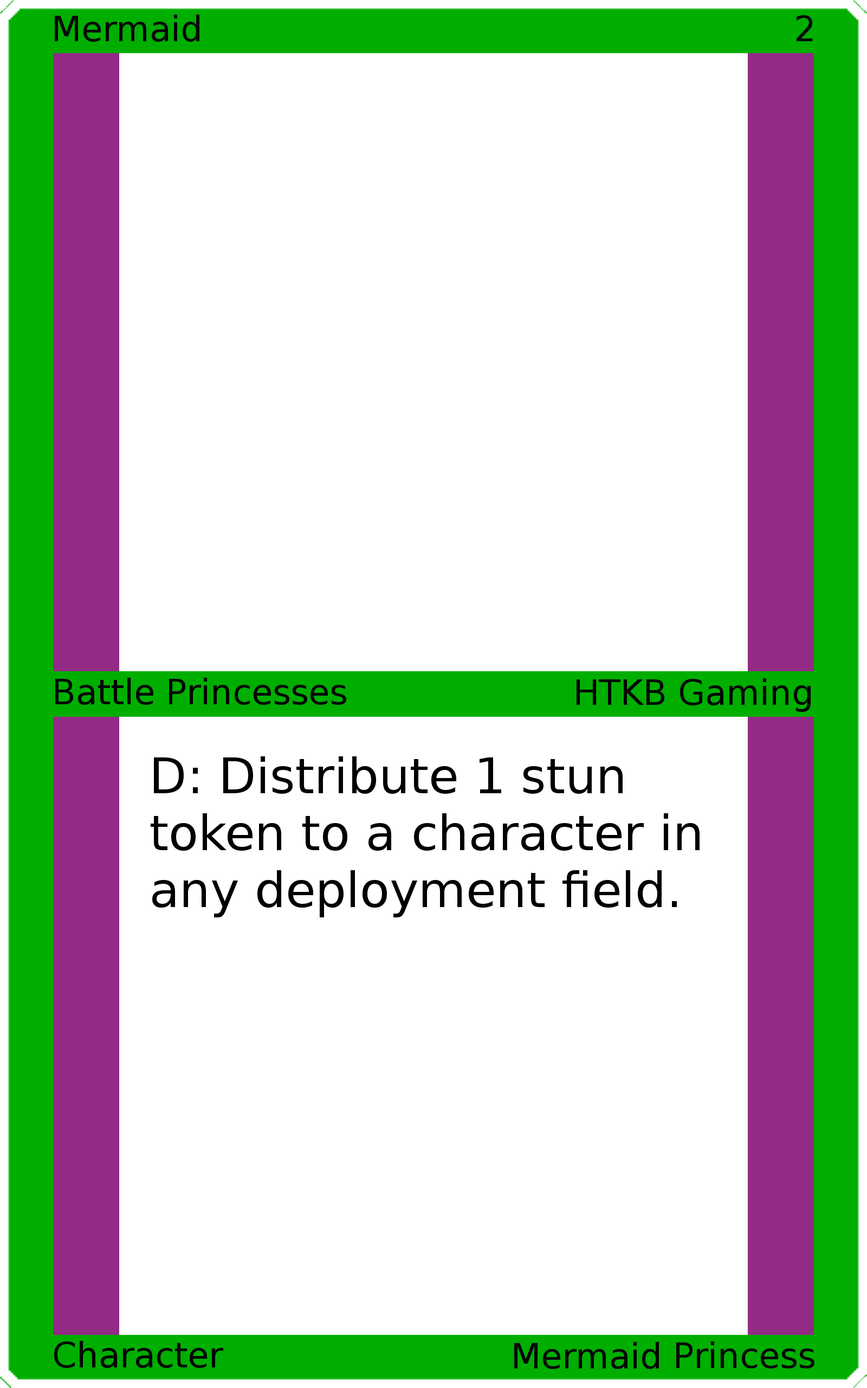
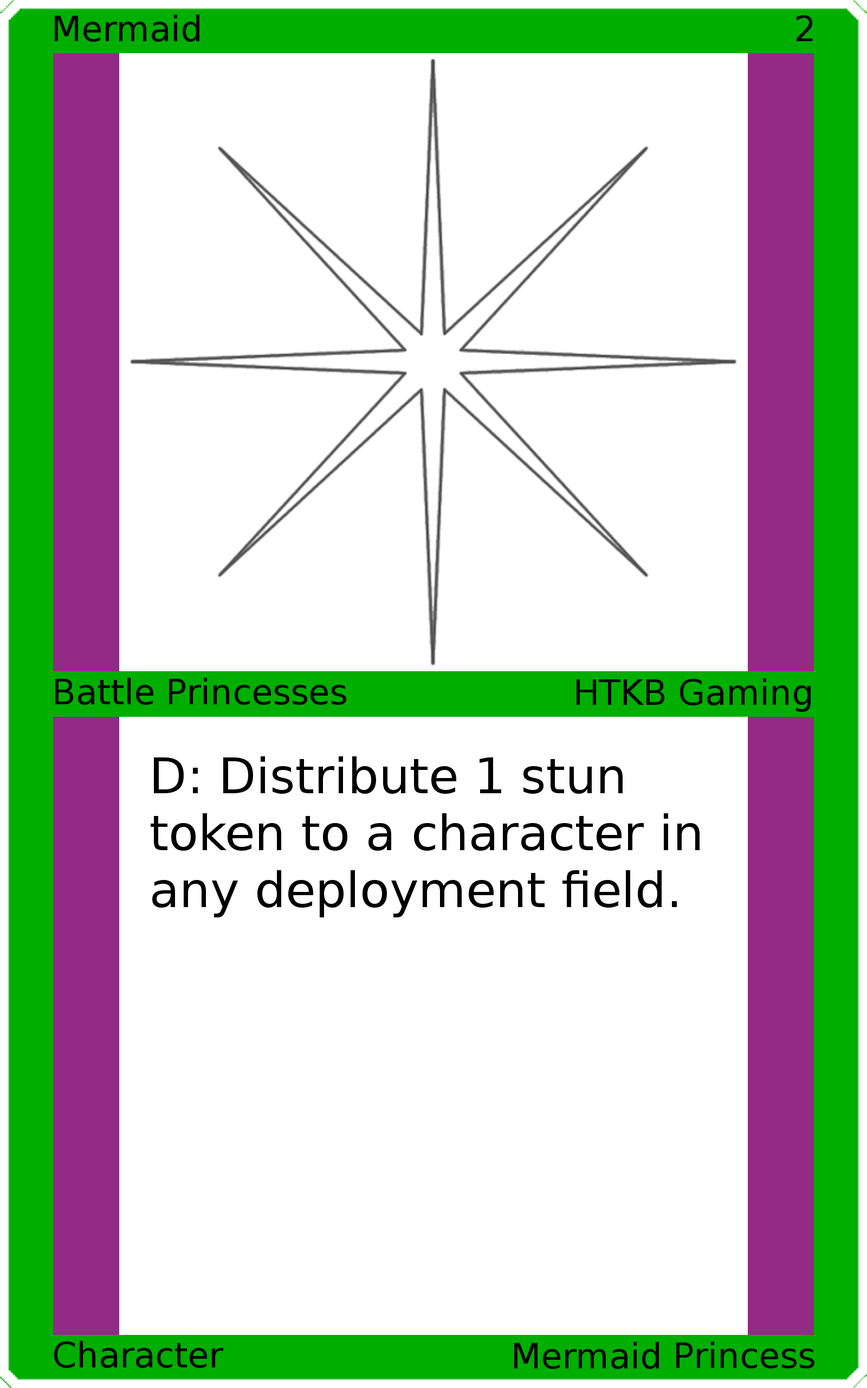
Comparing the layer stacks of the two 867x1388 images. Changes:
added layer "Art" above "Top Background" over [129, 57, 738, 666]
